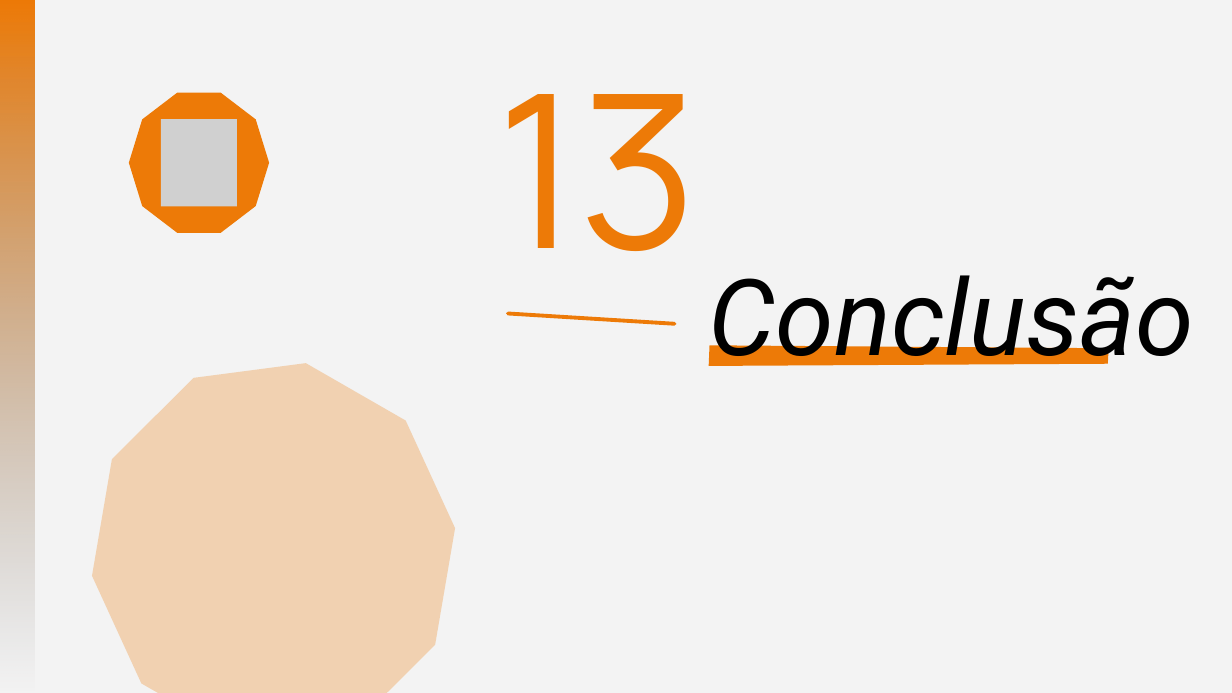
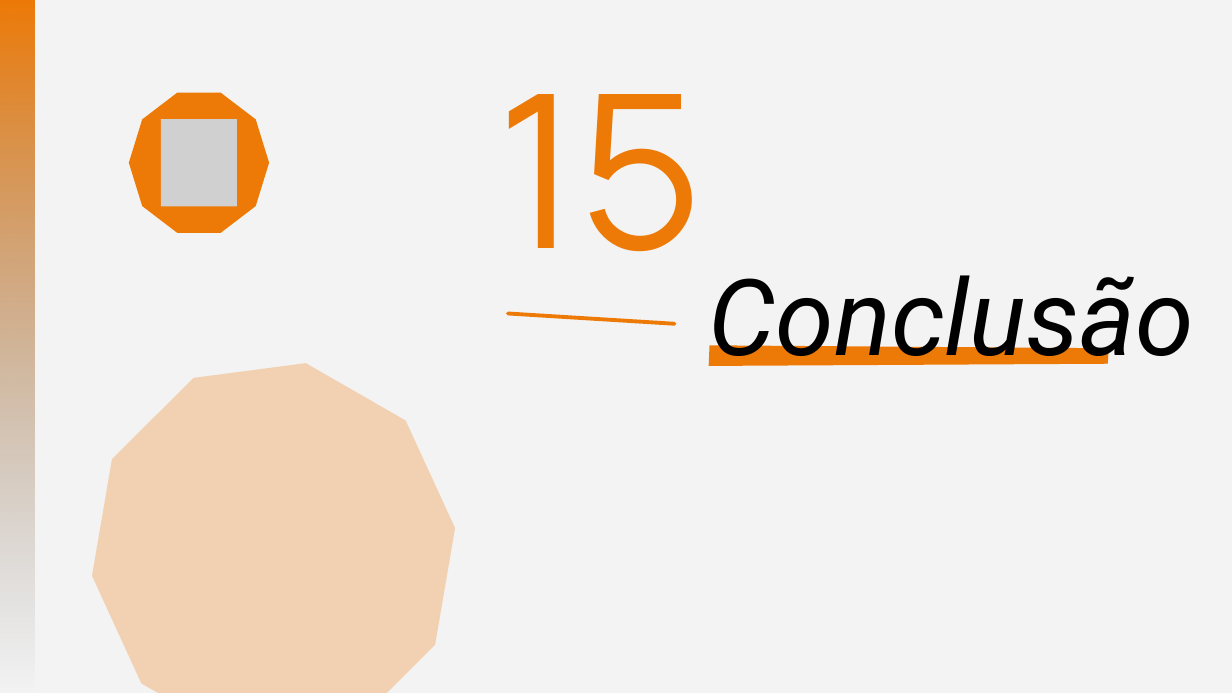
Before and after one commit to JoaoRibeiro-V/ShopUp, a slide deck: slide 32 of documentacao/slides-shopup.pptx. Drawn at 1232x693 pixels with LibreOffice and Linux fonts; fonts in the diff are those of the drawing; grey boxes stand for pictures. Boxes give left, top, right and bottom in pixels: in the first picture for what was removed or moved away, otherwise in the second. Text is boxed around its words. In the diff, an @@ line names an element or a change of style, - is before the commit and + after.

```diff
--- a/documentacao/slides-shopup.pptx
+++ b/documentacao/slides-shopup.pptx
@@ text at (x1=496, y1=94, x2=703, y2=252): text changed @@
-13
+15
```
Also in this commit, not shown: 1 other slide changed.
